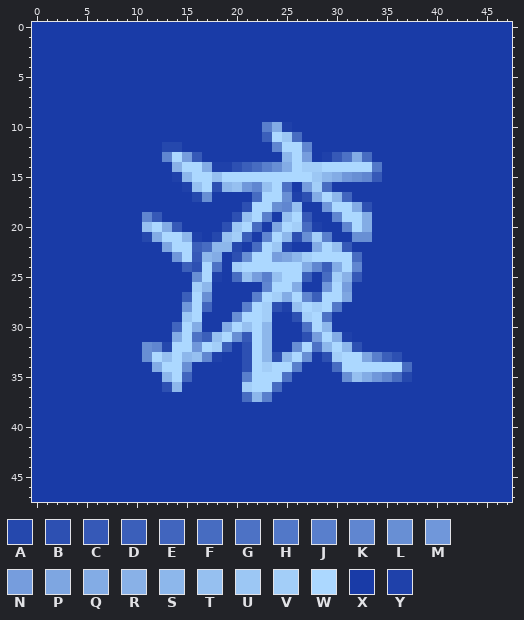
File history of a pixel-art sprite, android/app/src/main/res/mipmap-mdpi/launcher_icon.png. Above is the file before it was changed.
The file is 48x48 pixels. Colours within 5 levels of each other are drawn and written as one.
Palette (. is transparent): A #2548ad  B #2d50b2  C #3659b7  D #3b5fba  E #4165be  F #476cc1  G #4d72c5  H #5278c8  J #597fcc  K #6086d0  L #688fd4  M #7097da  N #769ddd  P #7ea6e1  Q #83ace5  R #89b1e7  S #8db7eb  T #96c0f0  U #9cc7f4  V #a3cef8  W #acd8ff  X #193ba7  Y #1f41aa
Pixels before, first column x 0:
 0 XXXXXXXXXXXXXXXXXXXXXXXXXXXXXXXXXXXXXXXXXXXXXXXX
 1 XXXXXXXXXXXXXXXXXXXXXXXXXXXXXXXXXXXXXXXXXXXXXXXX
 2 XXXXXXXXXXXXXXXXXXXXXXXXXXXXXXXXXXXXXXXXXXXXXXXX
 3 XXXXXXXXXXXXXXXXXXXXXXXXXXXXXXXXXXXXXXXXXXXXXXXX
 4 XXXXXXXXXXXXXXXXXXXXXXXXXXXXXXXXXXXXXXXXXXXXXXXX
 5 XXXXXXXXXXXXXXXXXXXXXXXXXXXXXXXXXXXXXXXXXXXXXXXX
 6 XXXXXXXXXXXXXXXXXXXXXXXXXXXXXXXXXXXXXXXXXXXXXXXX
 7 XXXXXXXXXXXXXXXXXXXXXXXXXXXXXXXXXXXXXXXXXXXXXXXX
 8 XXXXXXXXXXXXXXXXXXXXXXXXXXXXXXXXXXXXXXXXXXXXXXXX
 9 XXXXXXXXXXXXXXXXXXXXXXXXXXXXXXXXXXXXXXXXXXXXXXXX
10 XXXXXXXXXXXXXXXXXXXXXXXJQYXXXXXXXXXXXXXXXXXXXXXX
11 XXXXXXXXXXXXXXXXXXXXXXXDWUFXXXXXXXXXXXXXXXXXXXXX
12 XXXXXXXXXXXXXAAXXXXXXXXXKWWKXXXXXXXXXXXXXXXXXXXX
13 XXXXXXXXXXXXXKWNCXXXXXXXXSWNXYCGQFXXXXXXXXXXXXXX
14 XXXXXXXXXXXXXXRWWQYYBDFJLQWVVWWWWWHXXXXXXXXXXXXX
15 XXXXXXXXXXXXXXYSWWTWWWWWWWWWUSQMLKCXXXXXXXXXXXXX
16 XXXXXXXXXXXXXXXYTWBSTMKTWGXNVFXXXXXXXXXXXXXXXXXX
17 XXXXXXXXXXXXXXXXALXXXXFWWLYBQWSEXXXXXXXXXXXXXXXX
18 XXXXXXXXXXXXXXXXXXXXXBWWLKTXXMWWQBXXXXXXXXXXXXXX
19 XXXXXXXXXXXKCXXXXXXXBTWJXTWCXXKWWQXXXXXXXXXXXXXX
20 XXXXXXXXXXXTWQCXXXXBUWFXPWVFYXXKWQXXXXXXXXXXXXXX
21 XXXXXXXXXXXAQWWSYXATVDXKWSBLVJXXLLXXXXXXXXXXXXXX
22 XXXXXXXXXXXXXPWWDFSSAXFWUAXXQWTCXXXXXXXXXXXXXXXX
23 XXXXXXXXXXXXXXMWCSQXBLWWNPSVWWWWFXXXXXXXXXXXXXXX
24 XXXXXXXXXXXXXXXDBWGXVWWWWWWQKDQWKXXXXXXXXXXXXXXX
25 XXXXXXXXXXXXXXXXLWYXFTNJTWWDXFVRCXXXXXXXXXXXXXXX
26 XXXXXXXXXXXXXXXXVSXXXXXKWWQXXMWNXXXXXXXXXXXXXXXX
27 XXXXXXXXXXXXXXXDWLXXXXJWVQWKDWWPXXXXXXXXXXXXXXXX
28 XXXXXXXXXXXXXXXMWEXXXJWVBYTWVWHXXXXXXXXXXXXXXXXX
29 XXXXXXXXXXXXXXXUWXXXLWWVXXBVWGXXXXXXXXXXXXXXXXXX
30 XXXXXXXXXXXXXXEWQXXQWTWSXXXGWSXXXXXXXXXXXXXXXXXX
31 XXXXXXXXXXXXXXQWGDTWLCWSXXXBNWQYXXXXXXXXXXXXXXXX
32 XXXXXXXXXXXLKAWWMWVDXBWSXXLWGSWSBXXXXXXXXXXXXXXX
33 XXXXXXXXXXXLWTWSTKYXXBWSBSWLXBVWWPJDBXXXXXXXXXXX
34 XXXXXXXXXXXXQWWLXXXXXBWVWWJXXXFWWWWWWFXXXXXXXXXX
35 XXXXXXXXXXXXXSWEXXXXXJWWWGXXXXXLTQMKFAXXXXXXXXXX
36 XXXXXXXXXXXXXBSXXXXXXVWWFXXXXXXXXXXXXXXXXXXXXXXX
37 XXXXXXXXXXXXXXXXXXXXXFSJXXXXXXXXXXXXXXXXXXXXXXXX
38 XXXXXXXXXXXXXXXXXXXXXXXXXXXXXXXXXXXXXXXXXXXXXXXX
39 XXXXXXXXXXXXXXXXXXXXXXXXXXXXXXXXXXXXXXXXXXXXXXXX
40 XXXXXXXXXXXXXXXXXXXXXXXXXXXXXXXXXXXXXXXXXXXXXXXX
41 XXXXXXXXXXXXXXXXXXXXXXXXXXXXXXXXXXXXXXXXXXXXXXXX
42 XXXXXXXXXXXXXXXXXXXXXXXXXXXXXXXXXXXXXXXXXXXXXXXX
43 XXXXXXXXXXXXXXXXXXXXXXXXXXXXXXXXXXXXXXXXXXXXXXXX
44 XXXXXXXXXXXXXXXXXXXXXXXXXXXXXXXXXXXXXXXXXXXXXXXX
45 XXXXXXXXXXXXXXXXXXXXXXXXXXXXXXXXXXXXXXXXXXXXXXXX
46 XXXXXXXXXXXXXXXXXXXXXXXXXXXXXXXXXXXXXXXXXXXXXXXX
47 XXXXXXXXXXXXXXXXXXXXXXXXXXXXXXXXXXXXXXXXXXXXXXXX
After the commit:
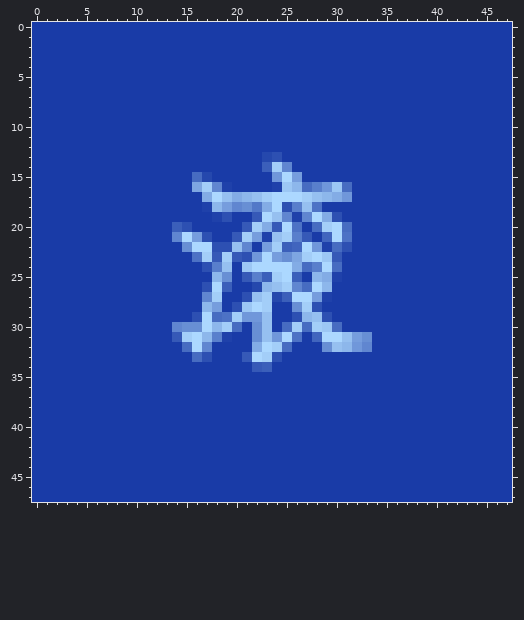
Changes in this commit:
y 10: x 23..25 JQY -> XXX
y 11: x 23..26 DWUF -> XXXX
y 12: x 13..14 AA -> XX; x 24..27 KWWK -> XXXX
y 13: x 13..16 KWNC -> XXXX; x 23..27 XXSWN -> ABXXX; x 29..33 YCGQF -> XXXXX
y 14: x 14..34 RWWQYYBDFJLQWVVWWWWWH -> XXXXXXXXXDVKXXXXXXXXX
y 15: x 14..24 YSWWTWWWWWW -> XXFAXXXXXXM; x 26..34 WWUSQMLKC -> NXXXXXXXX
y 16: x 15..31 YTWBSTMKTWGXNVFXX -> XPVKYXXXXYUSFJMUF
y 17: x 16..23 ALXXXXFW -> XQWTQSTV; x 25..31 LYBQWSE -> WWVTSQM
y 18: x 17..33 XXXXBWWLKTXXMWWQB -> YSNKLHQWBJTGXXXXX
y 19: x 11..12 KC -> XX; x 18..33 XXBTWJXTWCXXKWWQ -> YBXXCWTKYKWQBXXX
y 20: x 11..15 TWQCX -> XXXDB; x 19..24 BUWFXP -> XXCVQC; x 26..33 VFYXXKWQ -> GXFVWFXX
y 21: x 11..33 AQWWSYXATVDXKWSBLVJXXLL -> XXXKWNBXXCVNYTVJCXEWGXX
y 22: x 13..31 PWWDFSSAXFWUAXXQWTC -> XXLWWBBTKXNVDEWMYFB
y 23: x 14..22 MWCSQXBLW -> XXGVCVCBM; x 25..26 PS -> LP; x 29..32 WWWF -> UCXX
y 24: x 15..21 DBWGXVW -> XXBJTXU; x 26..32 WQKDQWK -> QFJWFXX
y 25: x 16..24 LWYXFTNJT -> XXSLXCJDV; x 26..32 WDXFVRC -> DXSQYXX
y 26: x 16..19 VSXX -> XBWD; x 22..31 XKWWQXXMWN -> ASTVKFWSXX
y 27: x 15..18 DWLX -> XXKV; x 21..25 XJWVQ -> BTVAD; x 27..31 KDWWP -> WNYXX
y 28: x 15..18 MWEX -> XXSN; x 20..21 XJ -> BU; x 24..30 BYTWVWH -> XXLVBXX
y 29: x 15..23 UWXXXLWWV -> XBWFGVMMT; x 27..29 VWG -> STB
y 30: x 14..23 EWQXXQWTWS -> KLLWSVFXLT; x 25..30 XXGWSX -> FVFVUF
y 31: x 14..28 QWGDTWLCWSXXXBN -> CVWSJYXXLTMWGXE; x 30..33 QYXX -> WTNL
y 32: x 11..19 LKAWWMWVD -> XXXXFWKXX; x 21..30 BWSXXLWGSW -> XQWVFXXXLT; x 32..33 BX -> MK
y 33: x 11..18 LWTWSTKY -> XXXXXFBX; x 21 B -> C; x 23 S -> V; x 25..27 SWL -> XXX; x 29..36 BVWWPJDB -> XXXXXXXX
y 34: x 12..15 QWWL -> XXXX; x 21..26 BWVWWJ -> XCDXXX; x 30..37 FWWWWWWF -> XXXXXXXX
y 35: x 13..15 SWE -> XXX; x 21..25 JWWWG -> XXXXX; x 31..37 LTQMKFA -> XXXXXXX
y 36: x 13..14 BS -> XX; x 21..24 VWWF -> XXXX
y 37: x 21..23 FSJ -> XXX
Pixel boxes of the changes (left, top, right, bottom) in both pictures:
changed: (142, 122, 412, 402)
